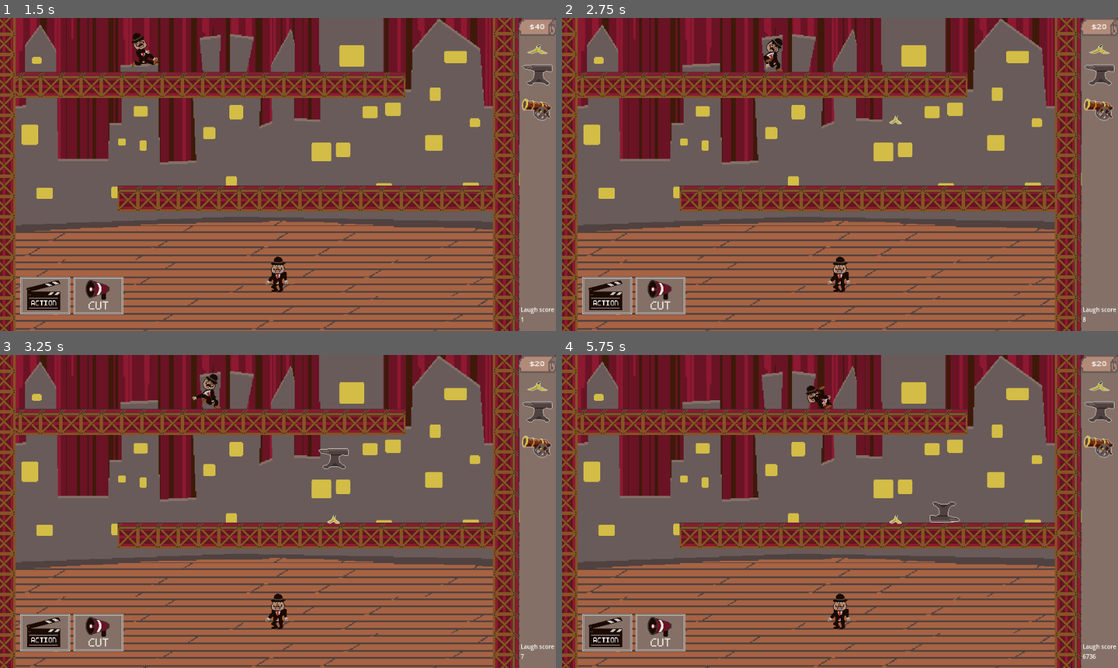
Above: before the commit, frames 1-4 (two rows, left to right).
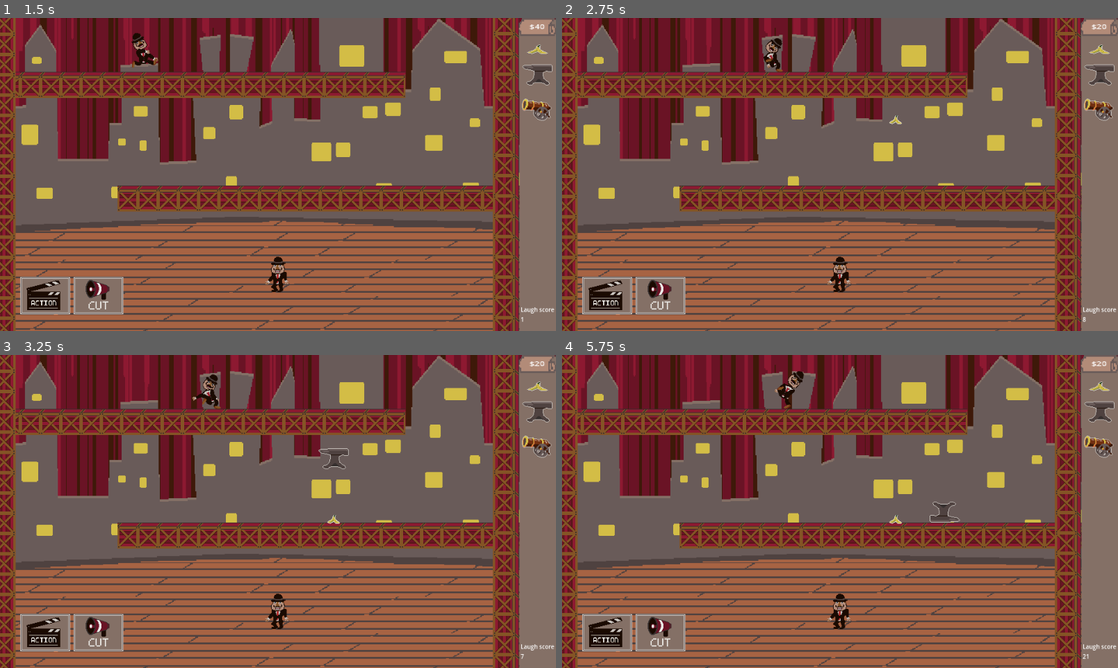
Above: after the commit, the same moments.

Repository: Rotta-Games/slapstick_lemmings
Game: Godot game, scene res://test_level.tscn
The game is run twice, just before and just after one commit, with the same random seed, the same clock (stepped at 60 frames per second) and the same inputs. This scene is started directly instead of the project's main scene.
Inputs (mouse positions are in pixels of both pictures, inside the frame that each line leads up to):
- Up to frame 1 (1.5 s): click (44, 296) at 0.5 s; click (100, 296) at 1.25 s
- Up to frame 2 (2.75 s): tap Enter at 2 s; drag from (1101, 49) to (895, 105) at 2.02 s
- Up to frame 3 (3.25 s): drag from (539, 411) to (333, 458) at 2.77 s
- Up to frame 4 (5.75 s): move the mouse to (1101, 445) at 3.52 s; hold D 3.53-4.25 s; click (1101, 445) at 3.67 s; drag from (812, 574) to (673, 464) at 4.27 s; move the mouse to (1006, 558) at 5.02 s; hold A from 5.03 s (still down)

Frame 1 is identical in both runs. In frame 2, less than 0.1% of the frame differs, in the area x 36-40%, y 6-17%; in frame 3, less than 0.1%; in frame 4, 0.5%, in the area x 38-96%, y 5-98%.

Commit message:
Really fix flipping

Diff:
--- a/scenes/player.gd
+++ b/scenes/player.gd
@@ -67,8 +67,10 @@
 	if event is InputEventKey:
 		if event.pressed and event.keycode == KEY_D:
 			self.move_dir = Direction.RIGHT
+			_flip_transform(Direction.RIGHT)
 		elif event.pressed and event.keycode == KEY_A:
 			self.move_dir = Direction.LEFT
+			_flip_transform(Direction.LEFT)
 		else:
 			self.move_dir = Direction.NOPE
 
@@ -118,11 +120,9 @@
 
 func _move_right(delta):
 	_move(delta, Direction.RIGHT)
-	_flip_transform(Direction.RIGHT)
 
 func _move_left(delta):
 	_move(delta, Direction.LEFT)
-	_flip_transform(Direction.LEFT)
 
 func _move(delta, dir : Direction):
 	body.apply_impulse(Vector2(-8 * dir, -8))
@@ -142,10 +142,10 @@
 	right_leg.apply_impulse(Vector2(0, 10))
 
 func _flip_transform(dir):
-	head.scale.x = dir
-	body.scale.x = dir
-	left_leg.scale.x = dir
-	right_leg.scale.x = dir
+	head.get_node("Sprite2D").scale.x = dir
+	body.get_node("Sprite2D").scale.x = dir
+	left_leg.get_node("Sprite2D").scale.x = dir
+	right_leg.get_node("Sprite2D").scale.x = dir
 
 
 func _flip_direction():
